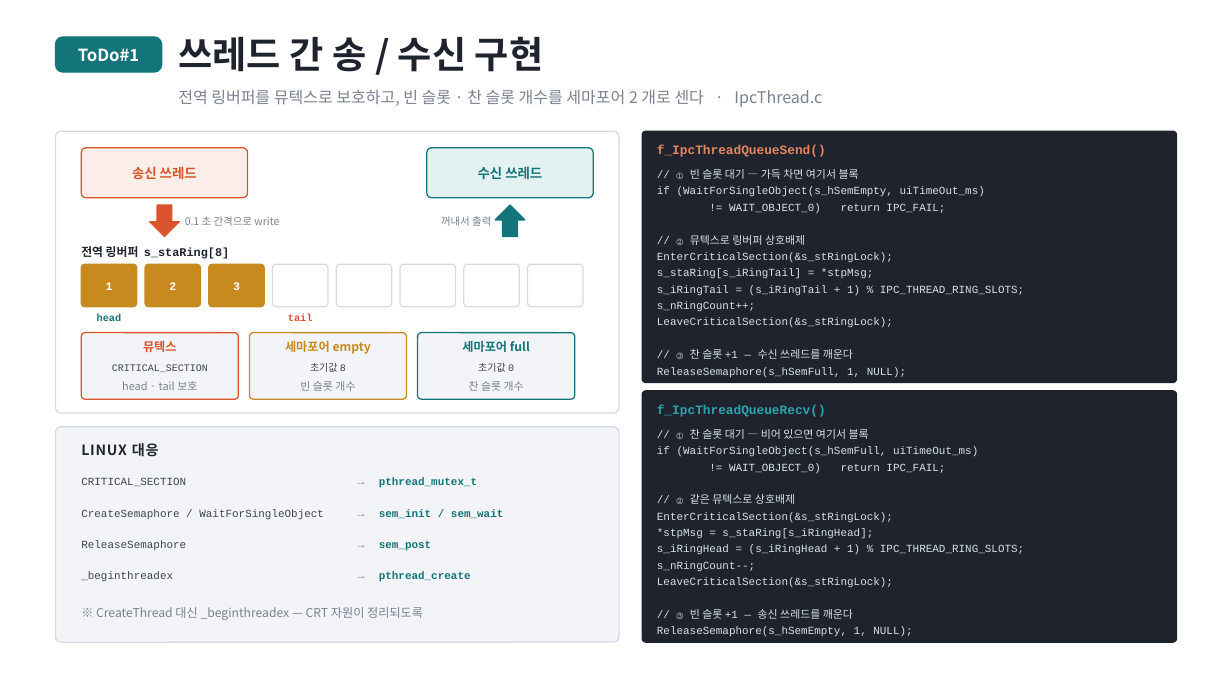
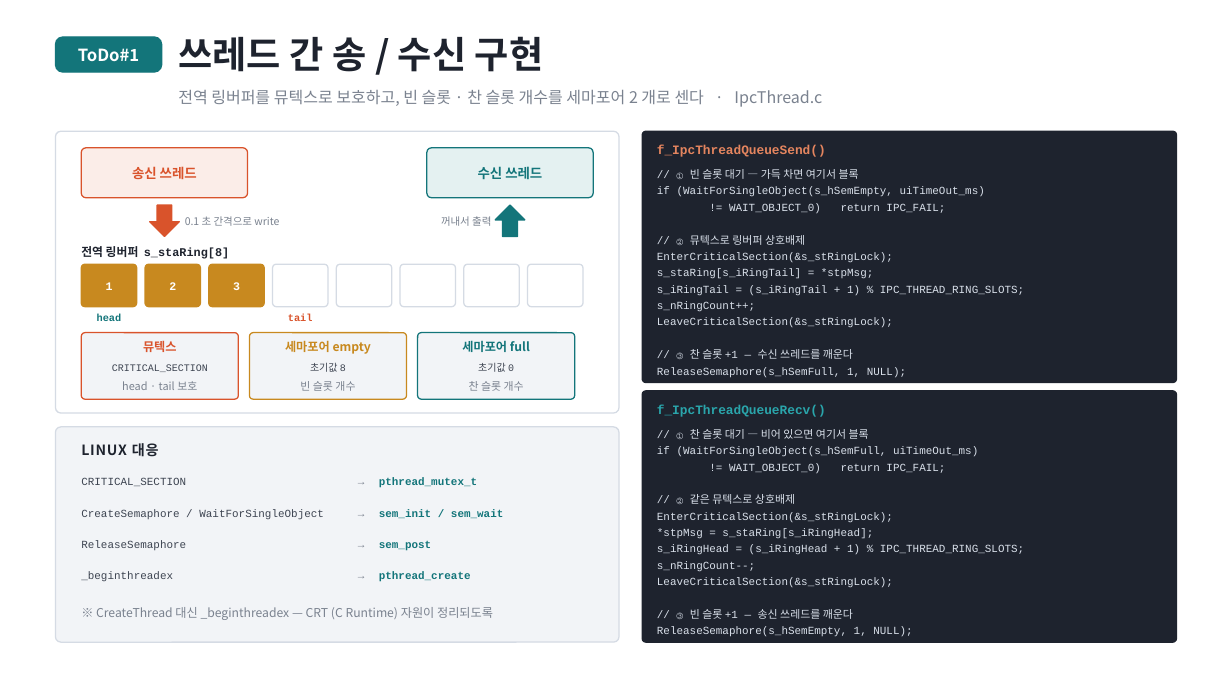
Before and after one commit to harley-hwan/IpcProc, a slide deck: slide 16 of ref/발표자료/IPC_발표자료.pptx. Drawn at 1232x693 pixels with LibreOffice and Linux fonts; fonts in the diff are those of the drawing. Boxes give left, top, right and bottom in pixels: in the first picture for what was removed or moved away, otherwise in the second. Text is boxed around its words. In the diff, an @@ line names an element or a change of style, - is before the commit and + after.

```diff
--- a/ref/발표자료/IPC_발표자료.pptx
+++ b/ref/발표자료/IPC_발표자료.pptx
@@ text at (x1=96, y1=607, x2=493, y2=620): text changed @@
-※ CreateThread 대신 _beginthreadex — CRT 자원이 정리되도록
+※ CreateThread 대신 _beginthreadex — CRT (C Runtime) 자원이 정리되도록
```
Also in this commit, not shown: 6 other slides changed, 2 other files.
